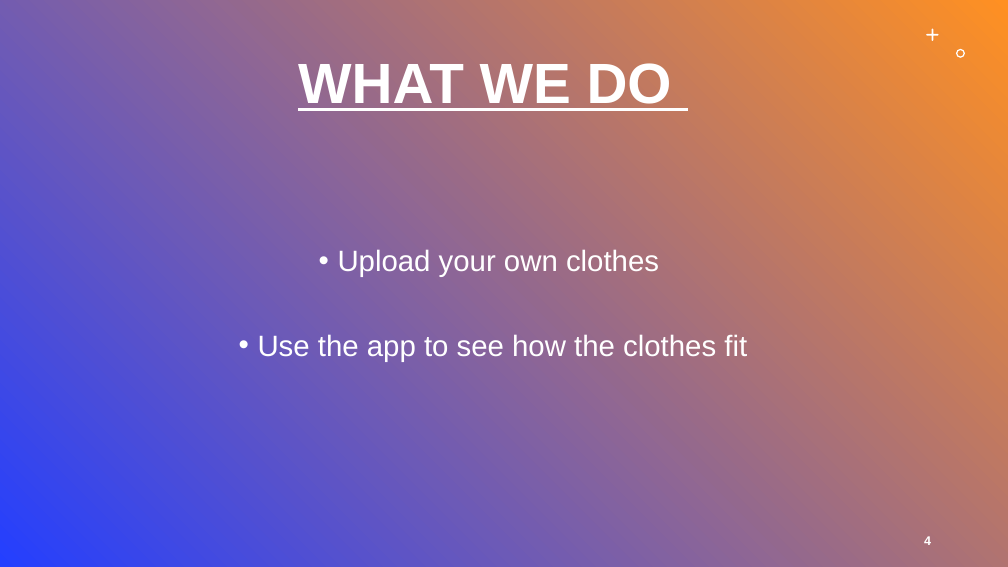
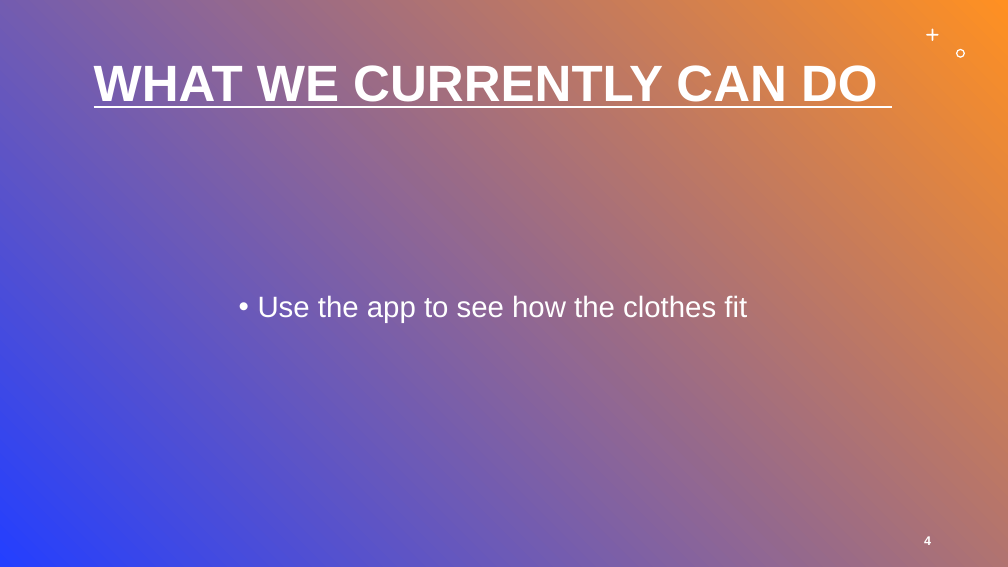
Before and after one commit to Rank1HackathonTeam/syncShackProj, a slide deck: slide 4 of OUTFITR.pptx. Drawn at 1008x567 pixels with LibreOffice and Linux fonts; fonts in the diff are those of the drawing. Boxes give left, top, right and bottom in pixels: in the first picture for what was removed or moved away, otherwise in the second. Text is boxed around its words. In the diff, an @@ line names an element or a change of style, - is before the commit and + after.

```diff
--- a/OUTFITR.pptx
+++ b/OUTFITR.pptx
@@ title at (94,65,878,108): text changed; size 54 to 48.6 pt @@
-WHAT WE DO
+WHAT WE CURRENTLY CAN DO
@@ text at (338,249,659,277): paragraph removed @@
-• Upload your own clothes
```
